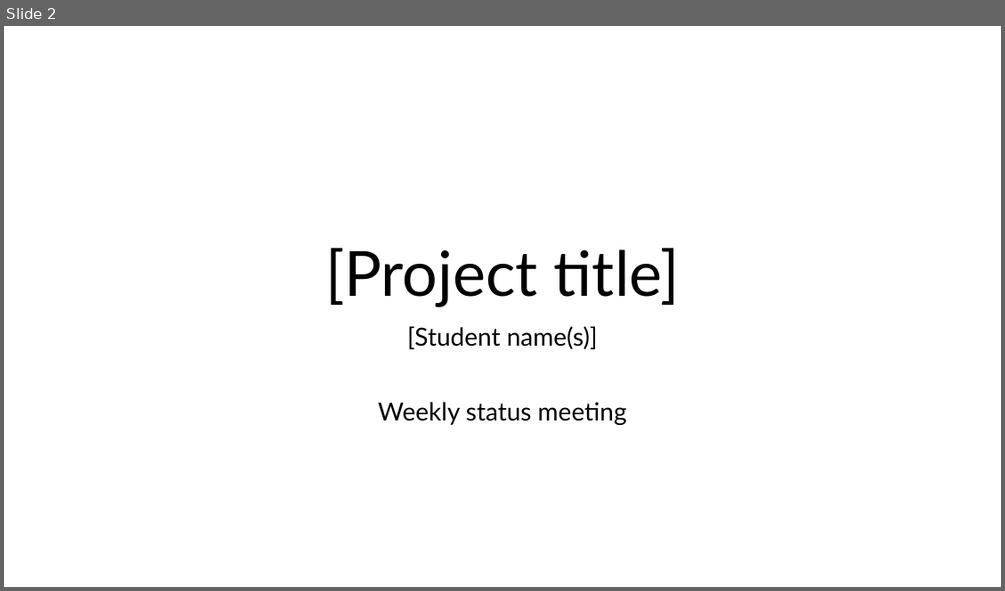
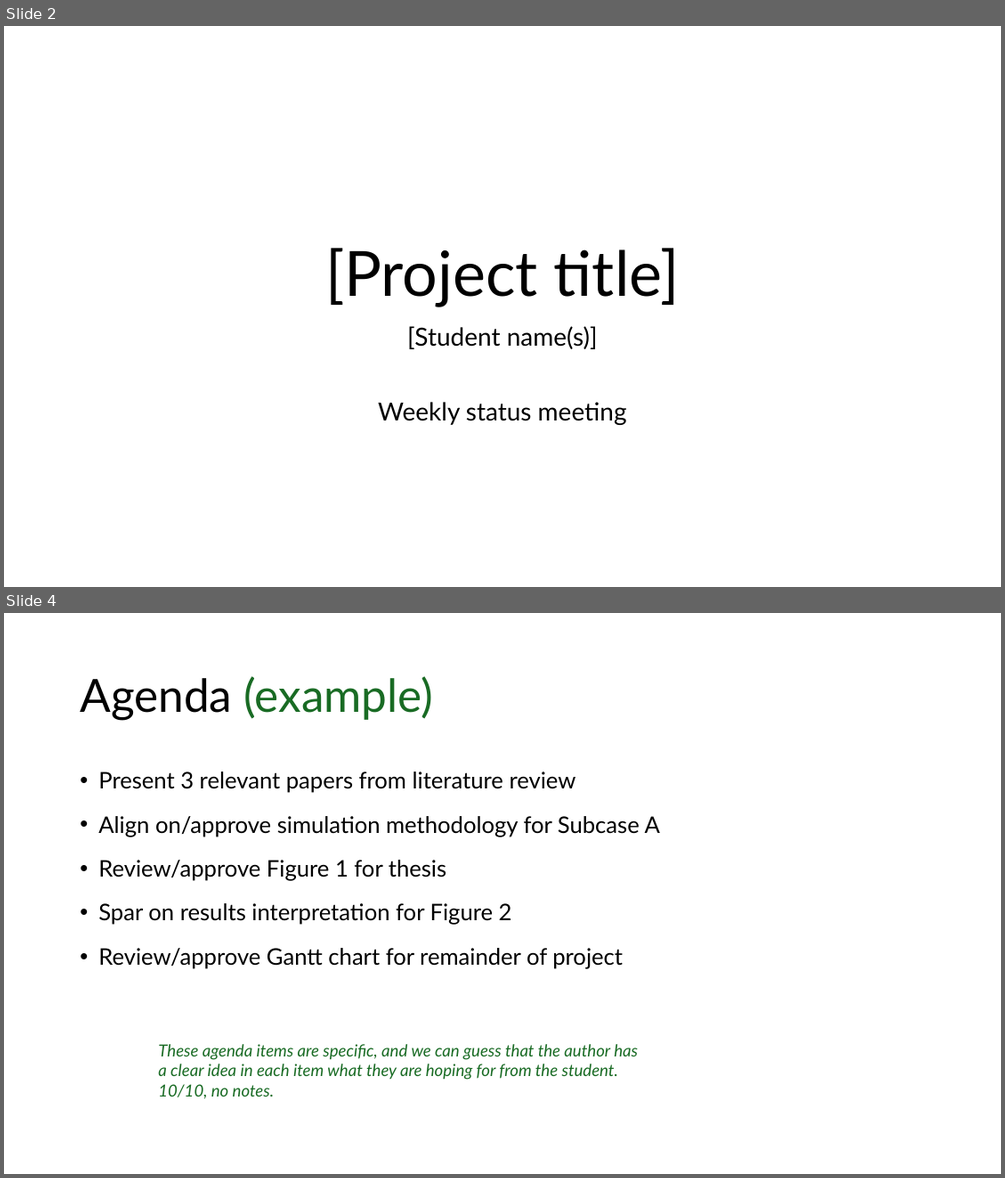
Before and after one commit to jennirinker/projects-with-jenni, a slide deck: docs/source/_static/YYYY.MM.DD_NAME_weekly.pptx. Shown one above the other, each under a label of ours: slide 2 before the commit, slides 2 and 4 after it; the slides between them are not shown. The pictures are 1005x591 and 1005x1178 pixels, drawn with LibreOffice and Linux fonts; fonts in the diff are those of the drawing. Boxes give left, top, right and bottom in pixels: in the first picture for what was removed or moved away, otherwise in the second. Text is boxed around its words. In the diff, an @@ line names an element or a change of style, - is before the commit and + after.

```diff
--- a/docs/source/_static/YYYY.MM.DD_NAME_weekly.pptx
+++ b/docs/source/_static/YYYY.MM.DD_NAME_weekly.pptx
@@ slide 4 added at (4, 613, 1001, 1174), background #FFFFFF @@
@@ title added at (80, 676, 434, 720), 44 pt, text #196B24 @@
+Agenda (example)
@@ text added at (98, 771, 660, 969), 22 pt, text #000000 @@
+• Present 3 relevant papers from literature review
+• Align on/approve simulation methodology for Subcase A
+• Review/approve Figure 1 for thesis
+• Spar on results interpretation for Figure 2
+• Review/approve Gantt chart for remainder of project
@@ text added at (158, 1044, 638, 1099), 16 pt, text #196B24, italic @@
+These agenda items are specific, and we can guess that the author has a clear idea in each item what they are hoping for from the student. 10/10, no notes.
```
Also in this commit, not shown: 1 slide changed, 5 other slides added, 5 slides removed.
